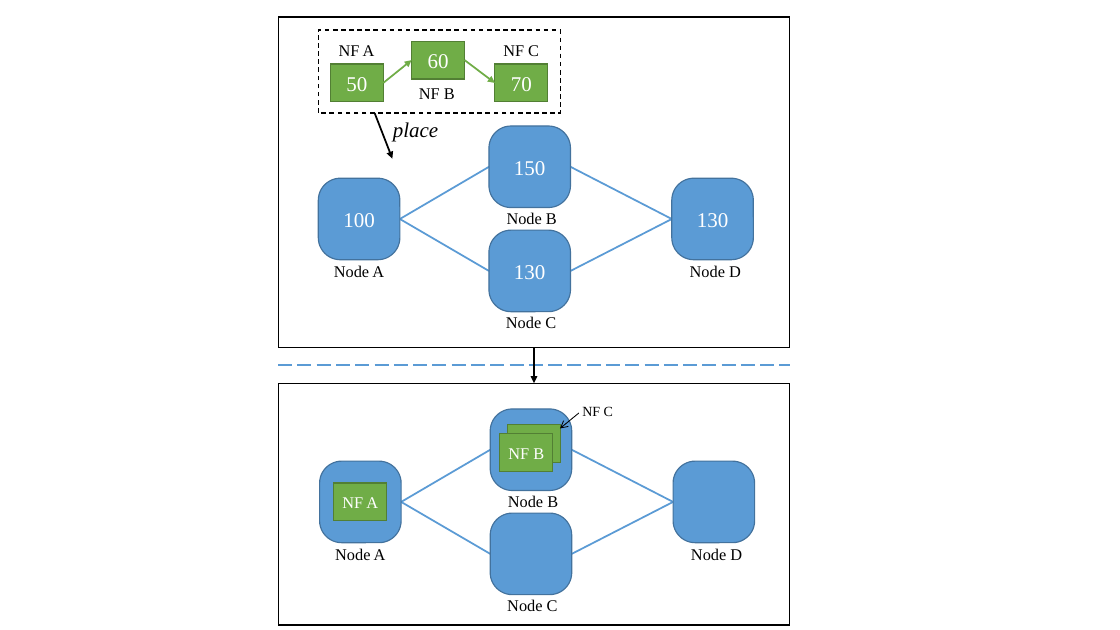
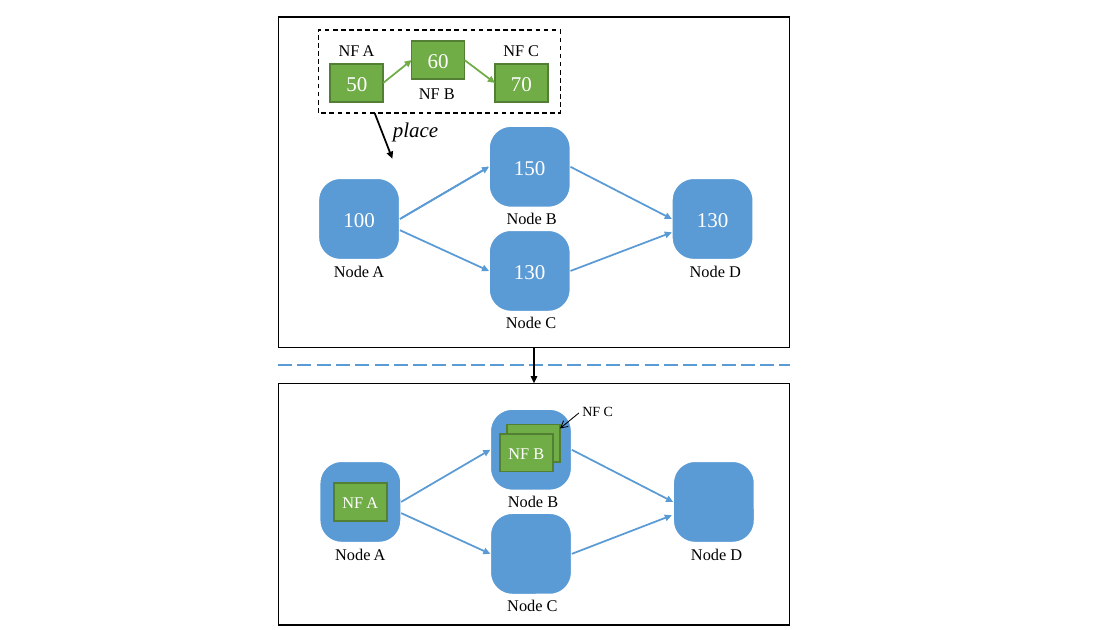
Before and after one commit to fnrg-nfv/flexchain, a slide deck: slide 1 of docs/Figure2.pptx. Drawn at 1120x630 pixels with LibreOffice and Linux fonts; fonts in the diff are those of the drawing. Boxes give left, top, right and bottom in pixels: in the first picture for what was removed or moved away, otherwise in the second. Text is boxed around its words. In the diff, an @@ line names an element or a change of style, - is before the commit and + after.

```diff
--- a/docs/Figure2.pptx
+++ b/docs/Figure2.pptx
@@ arrow added from (400, 219) to (489, 167), #5B9BD5 1.5 pt @@
@@ line moved from (672, 219) - (571, 167) to (571, 167) - (672, 219) @@
@@ line (571, 167) - (672, 219): line to arrow @@
@@ line moved from (400, 219) - (489, 271) to (400, 230) - (489, 271) @@
@@ line (400, 230) - (489, 271): line to arrow @@
@@ line moved from (571, 271) - (672, 219) to (571, 271) - (672, 233) @@
@@ line (571, 271) - (672, 233): line to arrow @@
@@ line (402, 502) - (491, 450): line to arrow @@
@@ line moved from (673, 502) - (572, 450) to (572, 450) - (673, 502) @@
@@ line (572, 450) - (673, 502): line to arrow @@
@@ line moved from (402, 502) - (491, 554) to (402, 513) - (491, 554) @@
@@ line (402, 513) - (491, 554): line to arrow @@
@@ outline #43739E 1 pt to #FFFFFF 1.5 pt in 8 elements at [320,461,402,543], [491,409,572,491], [318,178,400,260], [489,126,571,208], [672,178,754,260], [489,230,571,312], [673,461,755,543], [491,513,572,595] @@
@@ line moved from (572, 554) - (673, 502) to (572, 554) - (672, 516) @@
@@ line (572, 554) - (672, 516): line to arrow @@
```
Also in this commit, not shown: 3 other files.
